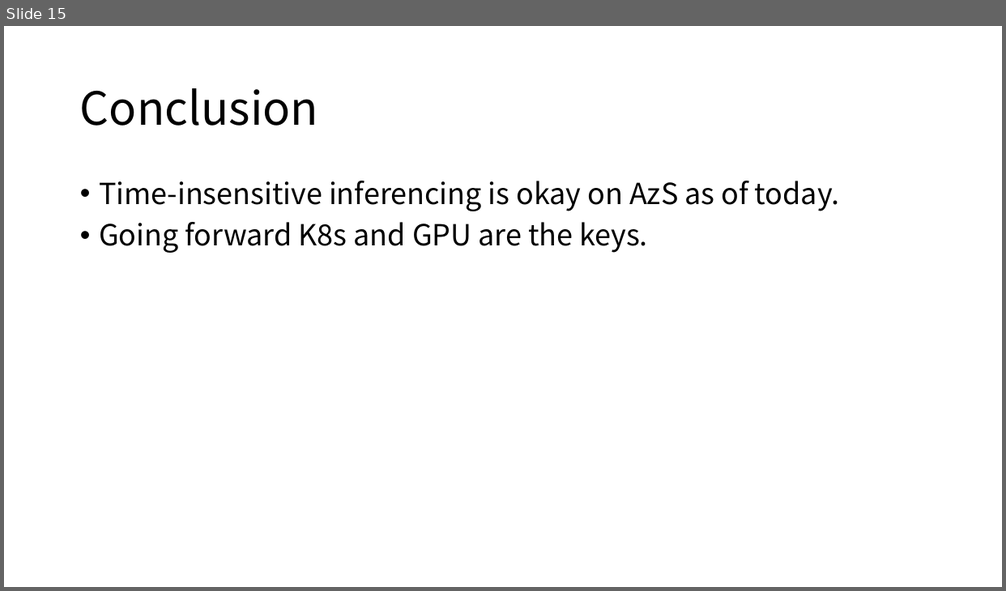
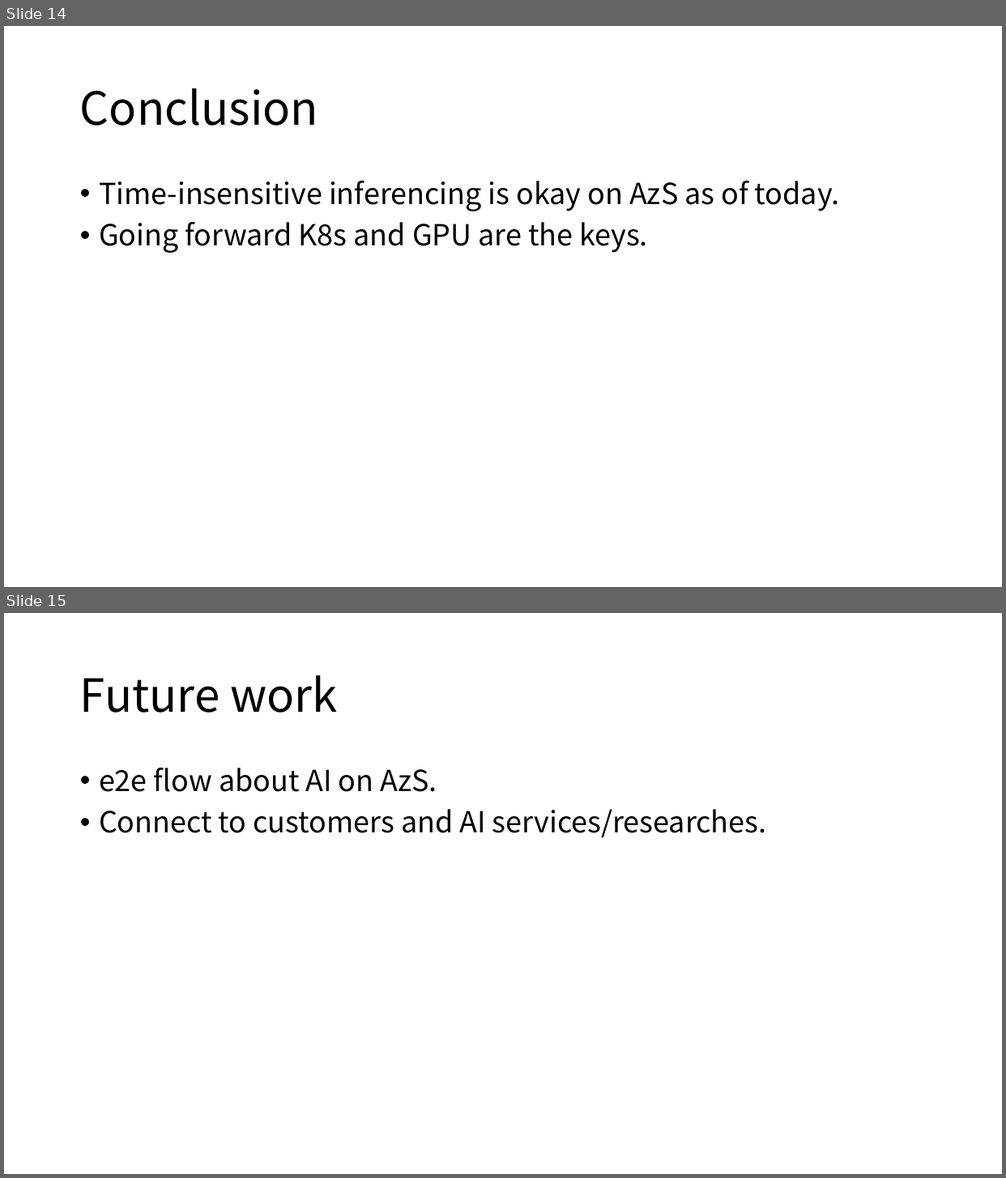
Before and after one commit to AbelHu/OpenCV_on_Raspberry_Pi, a slide deck: AI_exploration_and_demo.pptx. Shown one above the other, each under a label of ours: slide 15 before the commit, slides 14 and 15 after it. The pictures are 1006x591 and 1006x1178 pixels, drawn with LibreOffice and Linux fonts; fonts in the diff are those of the drawing. Boxes give left, top, right and bottom in pixels: in the first picture for what was removed or moved away, otherwise in the second. Text is boxed around its words. In the diff, an @@ line names an element or a change of style, - is before the commit and + after.

```diff
--- a/AI_exploration_and_demo.pptx
+++ b/AI_exploration_and_demo.pptx
@@ slide 15 added at (4,613,1002,1174), background #FFFFFF @@
@@ title added at (80,675,337,713), 44 pt, text #000000 @@
+Future work
@@ text added at (99,768,766,838), 28 pt, text #000000 @@
+• e2e flow about AI on AzS.
+• Connect to customers and AI services/researches.
@@ what was slide 15 is now slide 14 @@
```
Also in this commit, not shown: 7 slides changed, 1 slide removed, 1 other file.
